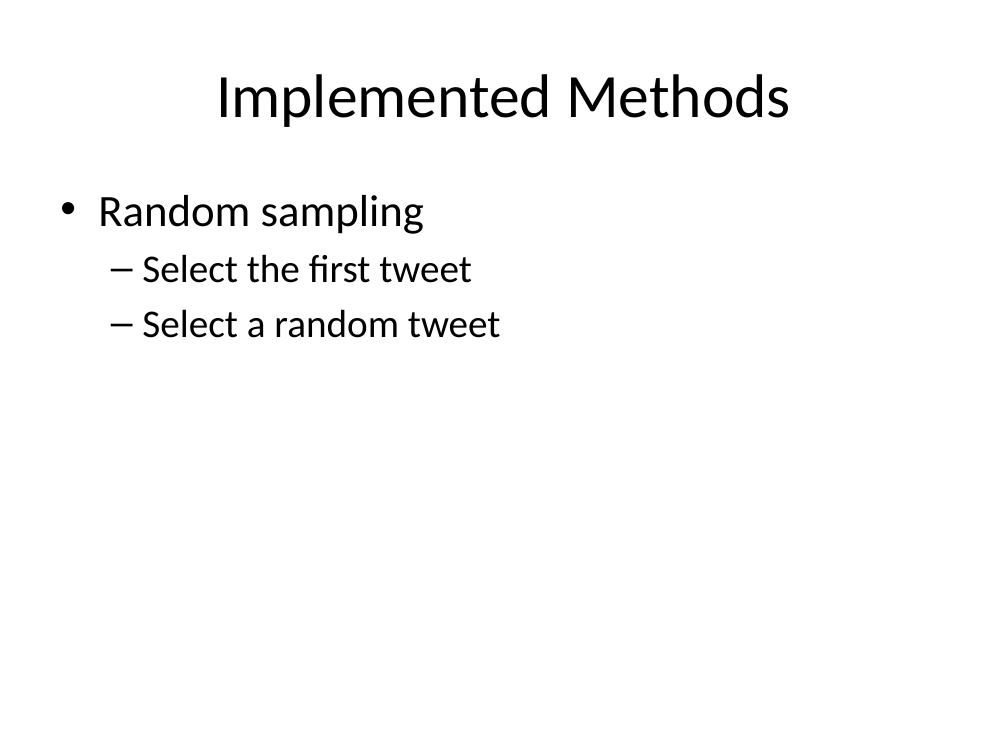
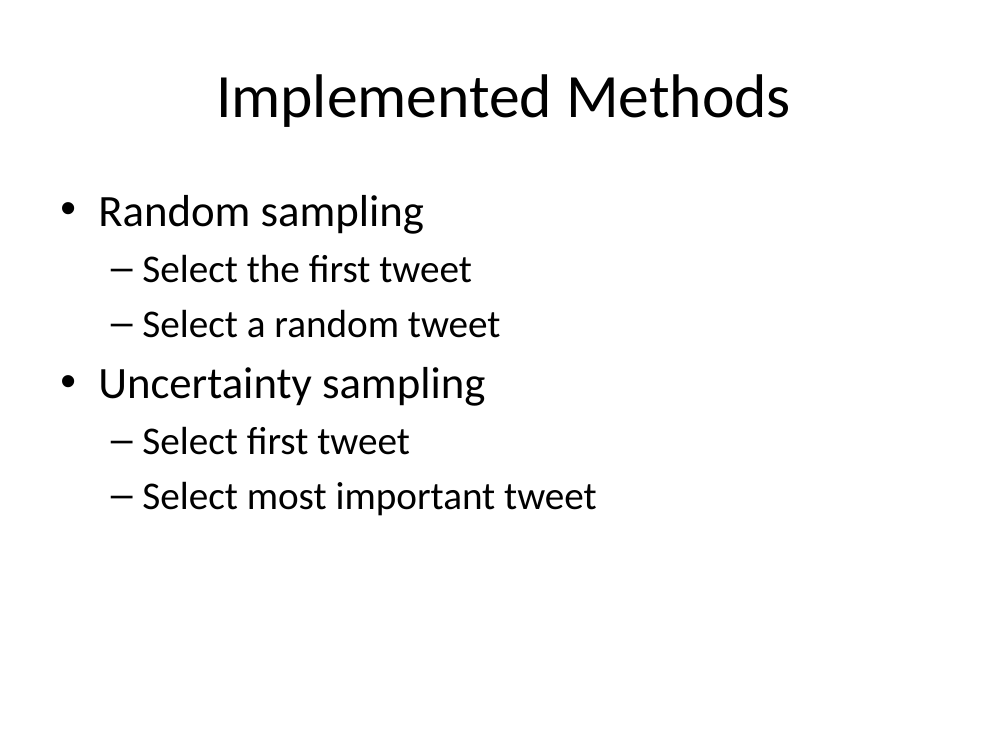
Before and after one commit to mramire8/osna, a slide deck: slide 10 of presentations/project.pptx (slide 12 before the commit). Drawn at 1008x756 pixels with LibreOffice and Linux fonts; fonts in the diff are those of the drawing. Boxes give left, top, right and bottom in pixels: in the first picture for what was removed or moved away, otherwise in the second. Text is boxed around its words. In the diff, an @@ line names an element or a change of style, - is before the commit and + after.

```diff
--- a/presentations/project.pptx
+++ b/presentations/project.pptx
@@ text at bbox=[98, 367, 597, 516]: paragraphs added @@
+• Uncertainty sampling
+  – Select first tweet
+  – Select most important tweet
```
Also in this commit, not shown: 3 other slides changed, 3 slides added, 1 slide removed, 3 other files.
